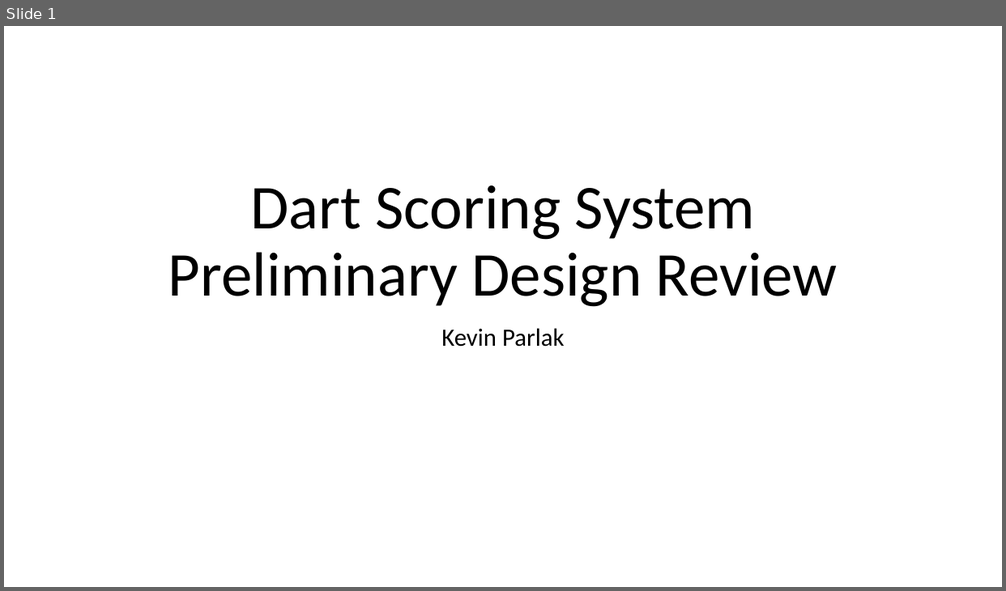
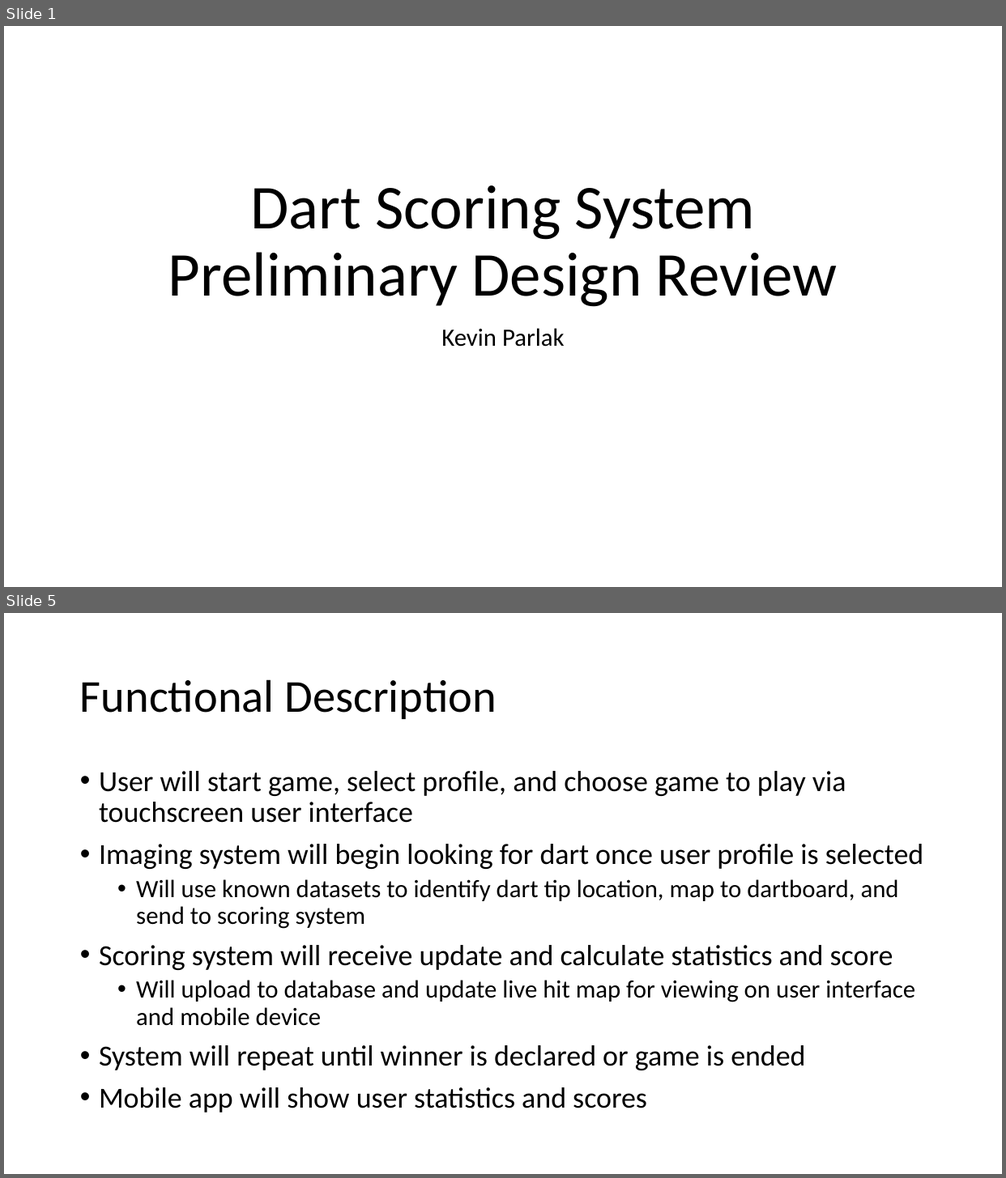
Before and after one commit to kparlak/dart-scoring-system, a slide deck: documentation/Dart_Scoring_System_PDR.pptx. Shown one above the other, each under a label of ours: slide 1 before the commit, slides 1 and 5 after it; the slides between them are not shown. The pictures are 1006x591 and 1006x1178 pixels, drawn with LibreOffice and Linux fonts; fonts in the diff are those of the drawing. Boxes give left, top, right and bottom in pixels: in the first picture for what was removed or moved away, otherwise in the second. Text is boxed around its words. In the diff, an @@ line names an element or a change of style, - is before the commit and + after.

Commit message:
3 complete pdr functional description (#9)
* Create functional diagrams

* Create state machine diagrams

```diff
--- a/documentation/Dart_Scoring_System_PDR.pptx
+++ b/documentation/Dart_Scoring_System_PDR.pptx
@@ slide 5 added at (4,613,1002,1174), background #FFFFFF @@
@@ title added at (80,679,497,719), 44 pt, text #000000 @@
+Functional Description
@@ text added at (99,771,924,1113), 28 pt, text #000000 @@
+• User will start game, select profile, and choose game to play via touchscreen user interface
+• Imaging system will begin looking for dart once user profile is selected
+  • Will use known datasets to identify dart tip location, map to dartboard, and send to scoring system
+• Scoring system will receive update and calculate statistics and score
+  • Will upload to database and update live hit map for viewing on user interface and mobile device
+• System will repeat until winner is declared or game is ended
+• Mobile app will show user statistics and scores
```
Also in this commit, not shown: 3 slides changed, 4 other slides added, 5 other files.
